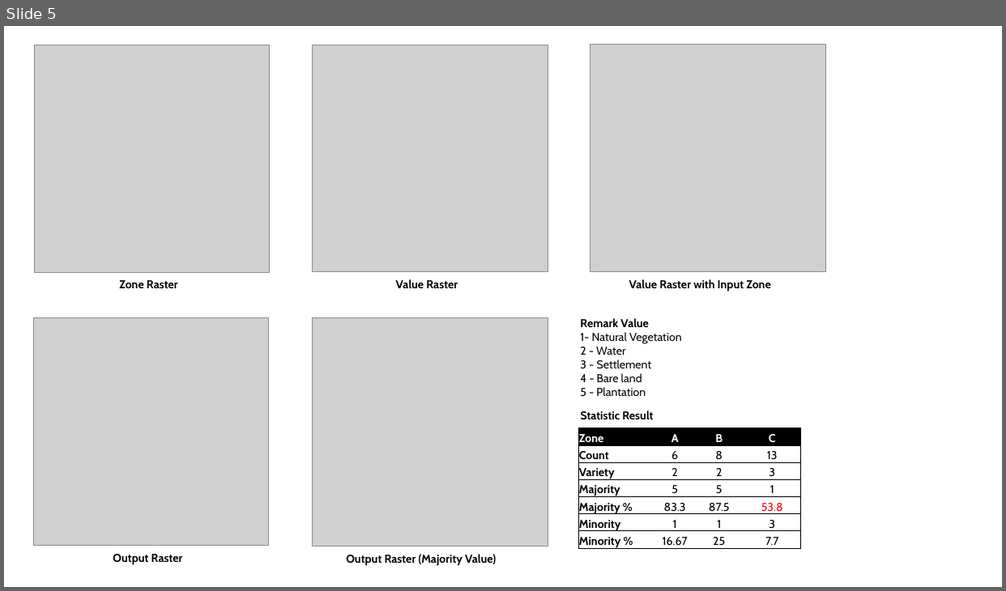
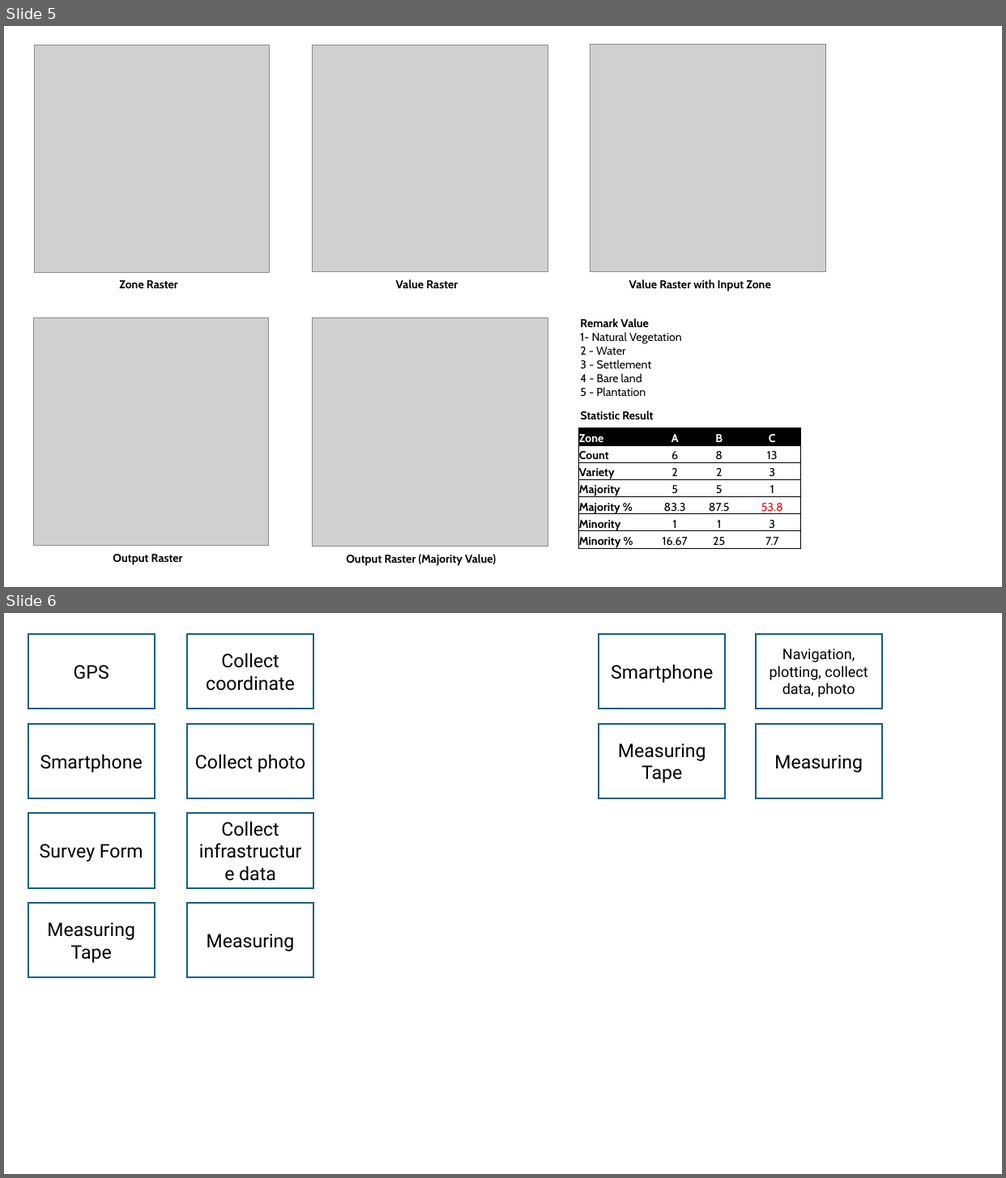
Before and after one commit to anhsirkwijaya/spatiality, a slide deck: rob.pptx. Shown one above the other, each under a label of ours: slide 5 before the commit, slides 5 and 6 after it. The pictures are 1006x591 and 1006x1178 pixels, drawn with LibreOffice and Linux fonts; fonts in the diff are those of the drawing; grey boxes stand for pictures. Boxes give left, top, right and bottom in pixels: in the first picture for what was removed or moved away, otherwise in the second. Text is boxed around its words. In the diff, an @@ line names an element or a change of style, - is before the commit and + after.

```diff
--- a/rob.pptx
+++ b/rob.pptx
@@ slide 6 added at (x1=4, y1=613, x2=1002, y2=1174), background #FFFFFF @@
@@ rectangle added at (x1=28, y1=634, x2=155, y2=709), fill #FFFFFF, outline #156082 1.5 pt, 18 pt, text #000000 @@
+GPS
@@ rectangle added at (x1=187, y1=634, x2=314, y2=709), fill #FFFFFF, outline #156082 1.5 pt, 18 pt, text #000000 @@
+Collect coordinate
@@ rectangle added at (x1=599, y1=634, x2=726, y2=709), fill #FFFFFF, outline #156082 1.5 pt, 18 pt, text #000000 @@
+Smartphone
@@ rectangle added at (x1=756, y1=634, x2=882, y2=709), fill #FFFFFF, outline #156082 1.5 pt, 14 pt, text #000000 @@
+Navigation, plotting, collect data, photo
@@ rectangle added at (x1=28, y1=724, x2=155, y2=798), fill #FFFFFF, outline #156082 1.5 pt, 18 pt, text #000000 @@
+Smartphone
@@ rectangle added at (x1=187, y1=724, x2=314, y2=798), fill #FFFFFF, outline #156082 1.5 pt, 18 pt, text #000000 @@
+Collect photo
@@ rectangle added at (x1=599, y1=724, x2=726, y2=798), fill #FFFFFF, outline #156082 1.5 pt, 18 pt, text #000000 @@
+Measuring Tape
@@ rectangle added at (x1=756, y1=724, x2=882, y2=798), fill #FFFFFF, outline #156082 1.5 pt, 18 pt, text #000000 @@
+Measuring
@@ rectangle added at (x1=28, y1=814, x2=155, y2=888), fill #FFFFFF, outline #156082 1.5 pt, 18 pt, text #000000 @@
+Survey Form
@@ rectangle added at (x1=187, y1=814, x2=314, y2=888), fill #FFFFFF, outline #156082 1.5 pt, 18 pt, text #000000 @@
+Collect infrastructure data
@@ rectangle added at (x1=28, y1=904, x2=155, y2=978), fill #FFFFFF, outline #156082 1.5 pt, 18 pt, text #000000 @@
+Measuring Tape
@@ rectangle added at (x1=187, y1=904, x2=314, y2=978), fill #FFFFFF, outline #156082 1.5 pt, 18 pt, text #000000 @@
+Measuring
```
Also in this commit, not shown: 8 other slides added, 19 other files.
